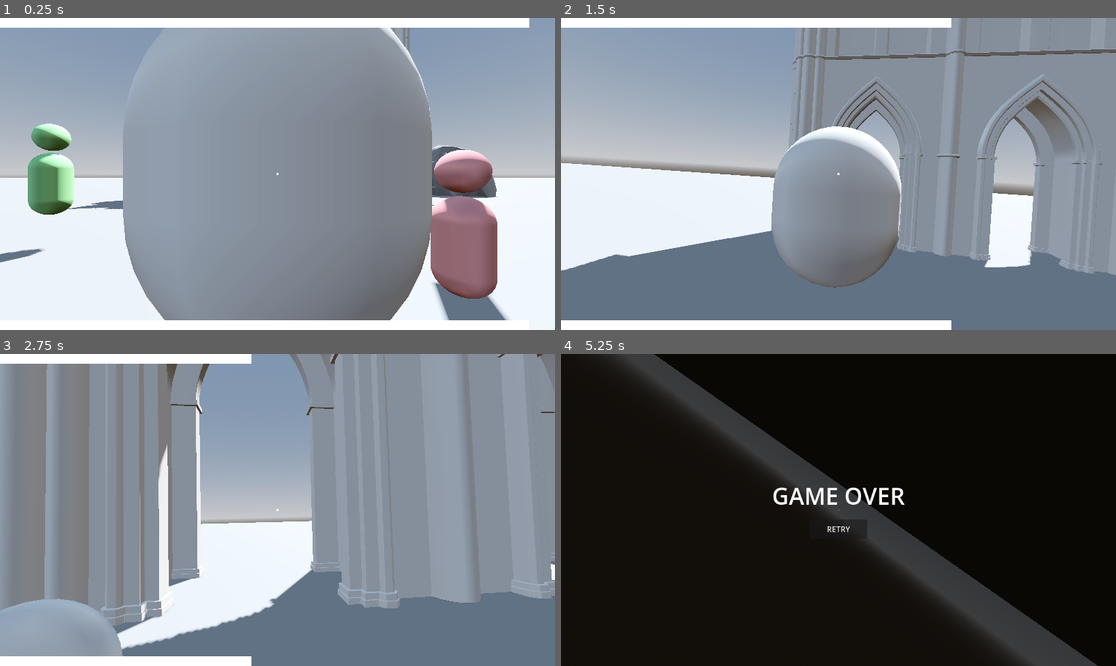
Above: before the commit, frames 1-4 (two rows, left to right).
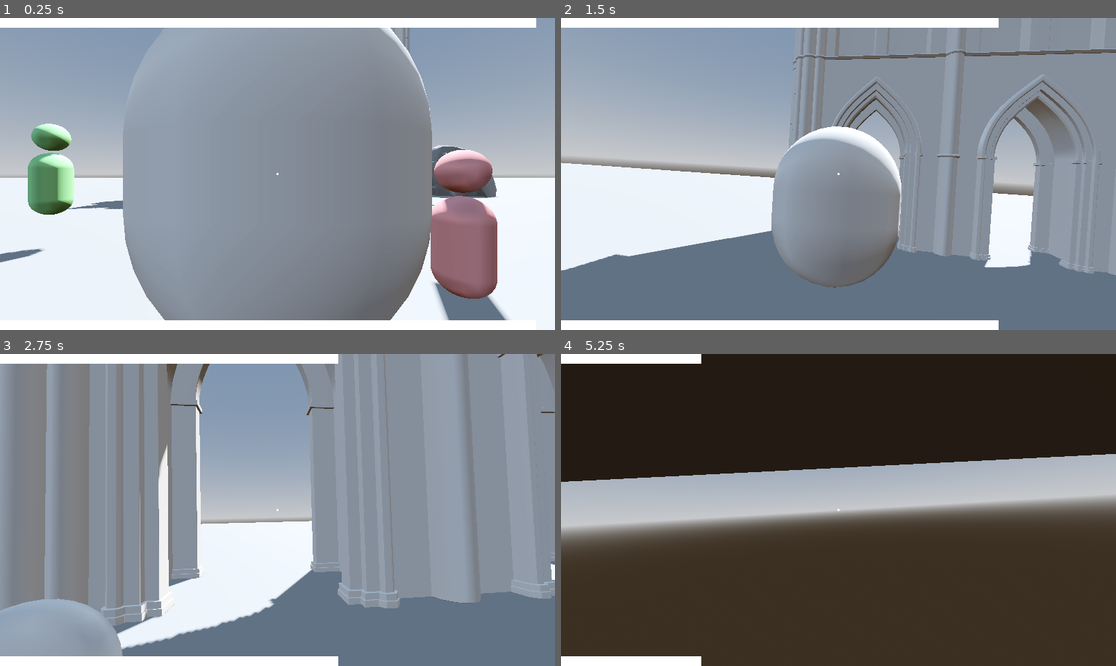
Above: after the commit, the same moments.

Repository: madmonki/GGJ2026
Game: Godot game, scene res://main.tscn
Two runs of this game, one before a commit and one after it. Both use one fixed random seed, a clock stepped at 60 frames per second and the inputs below.
Inputs (mouse positions are in pixels of both pictures, inside the frame that each line leads up to):
- Up to frame 1 (0.25 s): no input
- Up to frame 2 (1.5 s): move the mouse to (866, 174) at 0.52 s; press the mouse at (866, 174) at 0.53 s; hold W (move_forward) from 0.53 s (still down); tap Space (jump) at 0.77 s; move the mouse to (810, 174) at 1.27 s; release the mouse at (810, 174) at 1.28 s; tap Shift (sprint) at 1.35 s
- Up to frame 3 (2.75 s): keep holding W (move_forward); tap Space (jump) at 1.52 s; move the mouse to (288, 503) at 2.02 s; press the mouse at (288, 503) at 2.03 s
- Up to frame 4 (5.25 s): keep holding W (move_forward); move the mouse to (832, 516) at 2.77 s; release the mouse at (832, 516) at 2.78 s; tap Shift (sprint) at 2.85, 4.35 s; tap Space (jump) at 3.02, 3.77, 4.52 s; move the mouse to (877, 513) at 3.52 s; press the mouse at (877, 513) at 3.53 s; move the mouse to (794, 506) at 4.27 s; release the mouse at (794, 506) at 4.28 s; move the mouse to (844, 510) at 5.02 s; press the mouse at (844, 510) at 5.03 s

The runs differ from the first frame. In frame 1, less than 0.1% of the frame differs, in the area x 95-97%, y 0-4%; in frame 2, 0.5%; in frame 3, 1.0%; in frame 4, 88%, in the area x 0-100%, y 0-100%.

Commit message:
ruin temple crytal

Diff:
--- a/main.tscn
+++ b/main.tscn
@@ -71,14 +71,17 @@
 is_controlled = true
 is_stationary = false
 starts_with_mask = true
+doom_duration = 7.0
 
 [node name="RedChar" parent="." unique_id=693896521 instance=ExtResource("4_1bvp3")]
 transform = Transform3D(1, 0, 0, 0, 1, 0, 0, 0, 1, 2.1435976, 0.13660674, 6.128581)
 is_stationary = true
+doom_duration = 7.0
 
 [node name="GreenChar" parent="." unique_id=412814436 instance=ExtResource("5_lquwl")]
 transform = Transform3D(1, 0, 0, 0, 1, 0, 0, 0, 1, -3.6013632, 1.0767515, 4.823857)
 is_stationary = false
+doom_duration = 7.0
 
 [node name="CSGCombiner3D" type="CSGCombiner3D" parent="." unique_id=2142849049]
 transform = Transform3D(1, 0, 0, 0, 1, 0, 0, 0, 1, 0, -1.4720442, 0)
